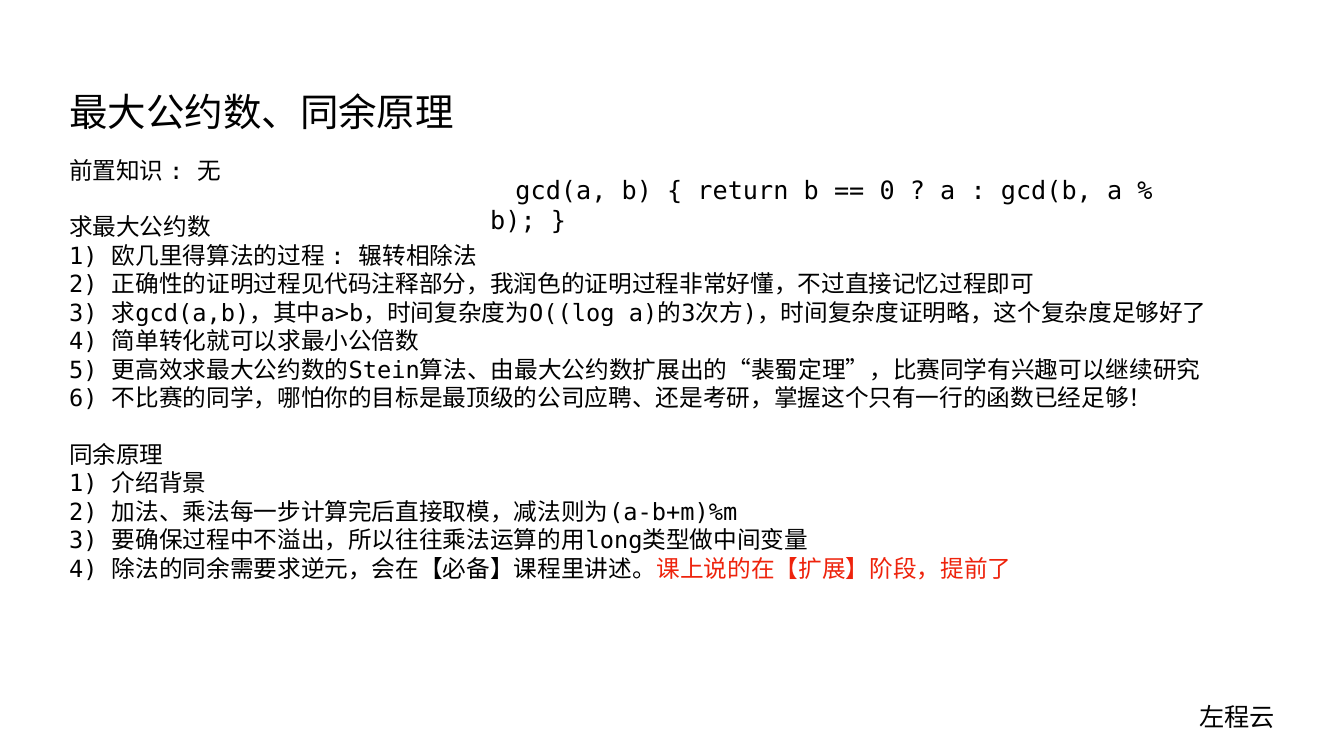
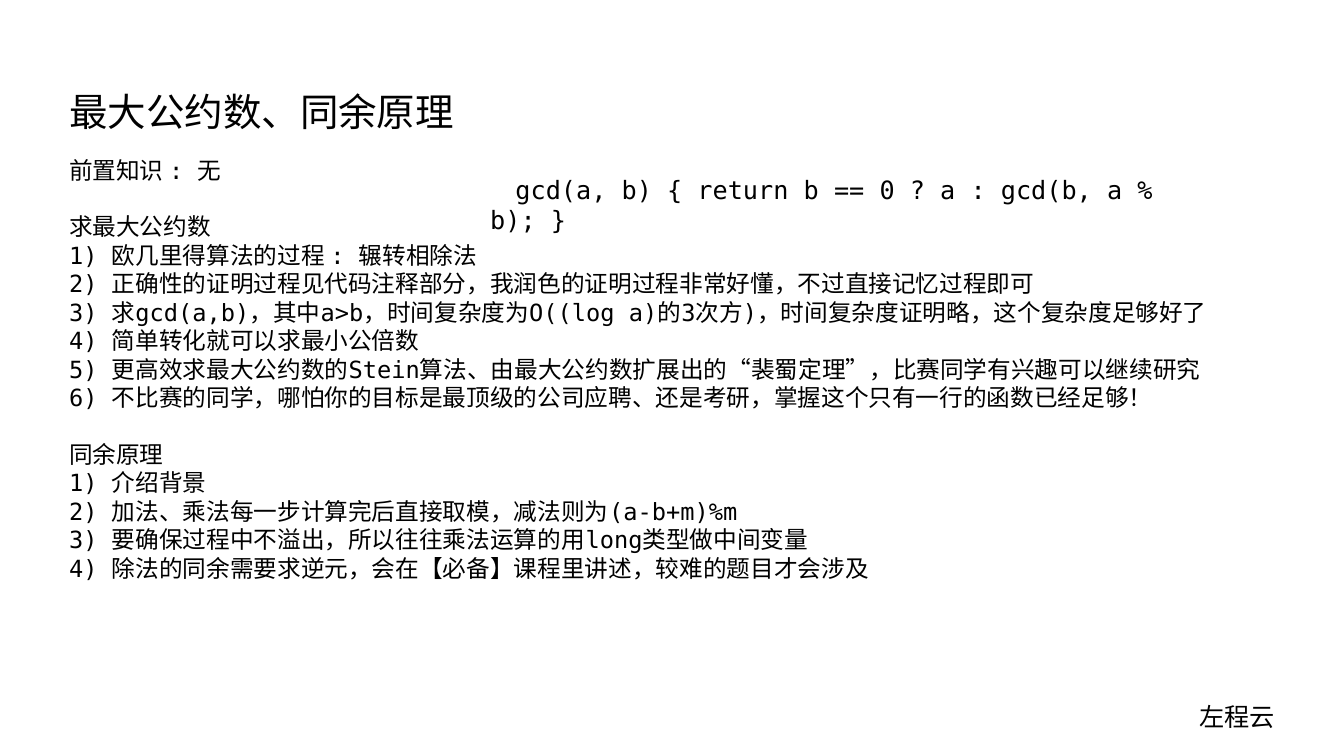
Before and after one commit to algorithmzuo/algorithm-journey, a slide deck: slide 1 of ppt/算法讲解041【必备】最大公约数、同余原理.pptx. Drawn at 1344x756 pixels with LibreOffice and Linux fonts; fonts in the diff are those of the drawing. Boxes give left, top, right and bottom in pixels: in the first picture for what was removed or moved away, otherwise in the second. Text is boxed around its words. In the diff, an @@ line names an element or a change of style, - is before the commit and + after.

```diff
--- a/ppt/算法讲解041【必备】最大公约数、同余原理.pptx
+++ b/ppt/算法讲解041【必备】最大公约数、同余原理.pptx
@@ text at bbox=[69, 557, 869, 580]: text changed @@
-4) 除法的同余需要求逆元，会在【必备】课程里讲述。课上说的在【扩展】阶段，提前了
+4) 除法的同余需要求逆元，会在【必备】课程里讲述，较难的题目才会涉及
```
Also in this commit, not shown: 4 other files.
